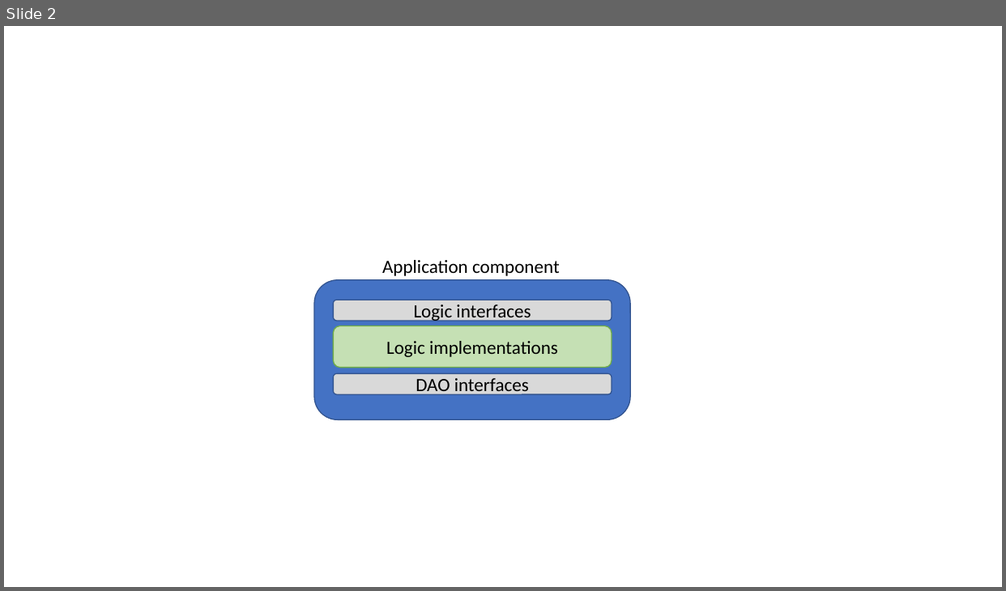
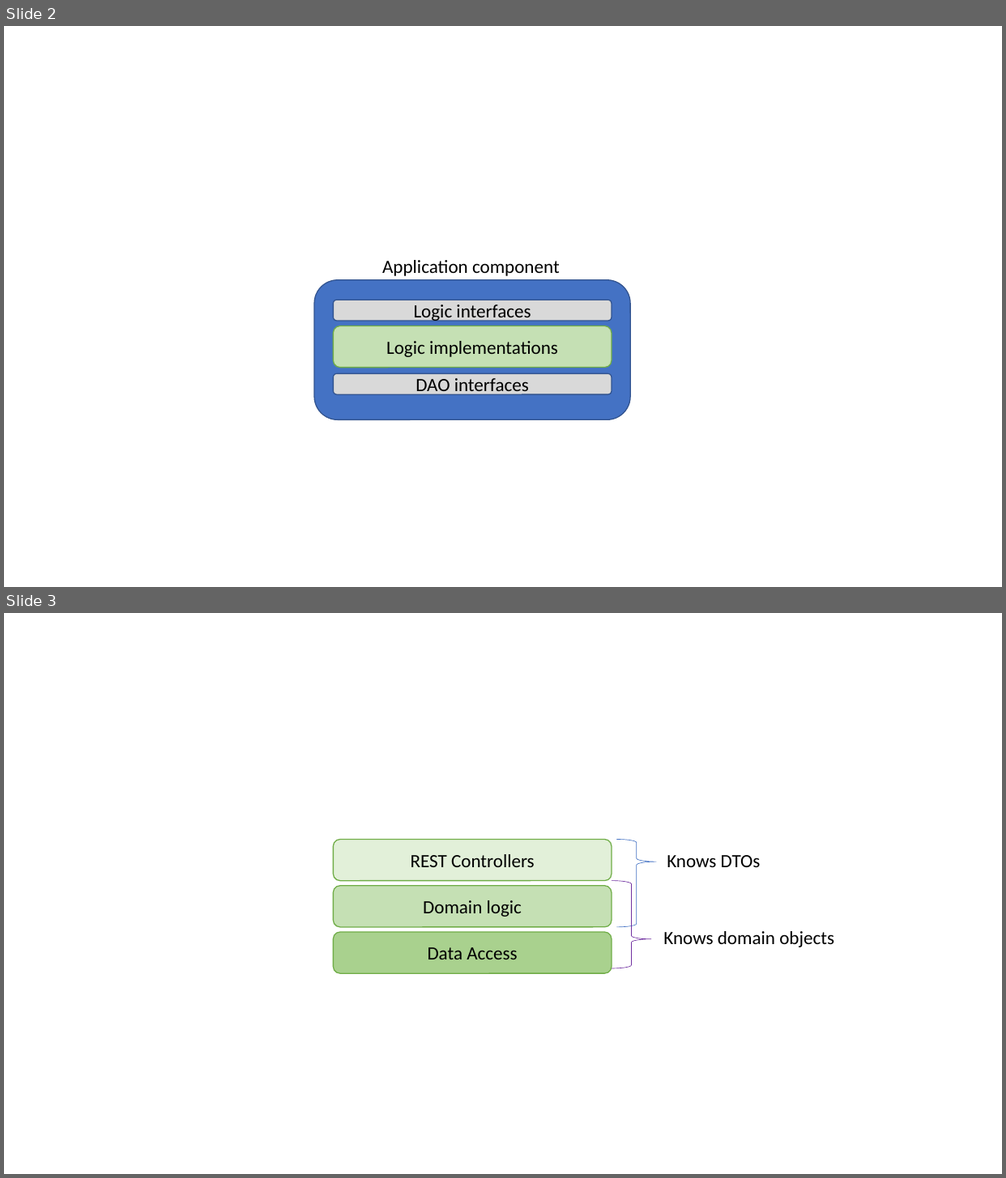
Before and after one commit to TroelsMortensen/CodeLabs, a slide deck: Tutorials/NetTodoApp-Part1-BlazorWASM/Resources/Architecture.pptx. Shown one above the other, each under a label of ours: slide 2 before the commit, slides 2 and 3 after it. The pictures are 1006x591 and 1006x1178 pixels, drawn with LibreOffice and Linux fonts; fonts in the diff are those of the drawing. Boxes give left, top, right and bottom in pixels: in the first picture for what was removed or moved away, otherwise in the second. Text is boxed around its words. In the diff, an @@ line names an element or a change of style, - is before the commit and + after.

```diff
--- a/Tutorials/NetTodoApp-Part1-BlazorWASM/Resources/Architecture.pptx
+++ b/Tutorials/NetTodoApp-Part1-BlazorWASM/Resources/Architecture.pptx
@@ slide 3 added at [4,613,1002,1174], background #FFFFFF @@
@@ rounded rectangle added at [334,840,612,881], fill #E2F0D9, outline #70AD47 1 pt, 18 pt, text #000000 @@
+REST Controllers
@@ right brace added at [617,840,657,927], outline #4472C4 0.5 pt @@
@@ text added at [667,855,761,867], 18 pt, text #000000 @@
+Knows DTOs
@@ rounded rectangle added at [334,885,612,926], fill #C5E0B4, outline #70AD47 1 pt, 18 pt, text #000000 @@
+Domain logic
@@ right brace added at [612,881,651,969], outline #7030A0 0.5 pt @@
@@ rounded rectangle added at [334,932,612,973], fill #A9D18E, outline #70AD47 1 pt, 18 pt, text #000000 @@
+Data Access
@@ text added at [663,931,834,948], 18 pt, text #000000 @@
+Knows domain objects
```
Also in this commit, not shown: 1 slide removed, 6 other files.
